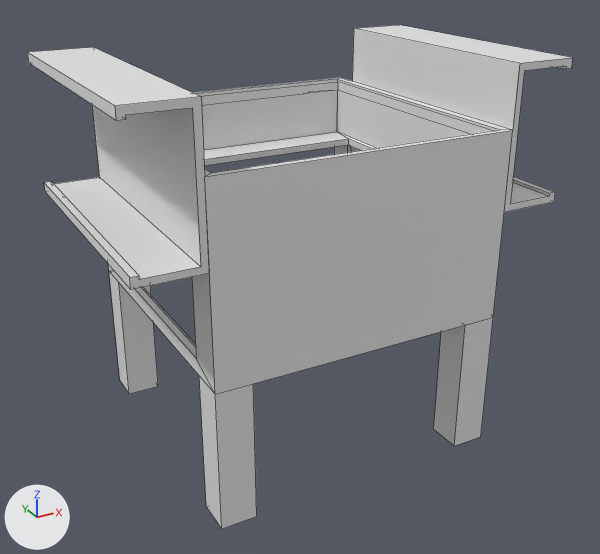
What one commit did to the Blender file 126WattLaserChasis.blend.
Before and after are seen from a 50 mm lens placed at (-160.0, -300.0, 157.0), pointed at (2.0, -7.0, 10.0). The axes (+X, +Y, +Z) are drawn at lower left. The lights are the same throughout. Mesh edges are drawn as thin lines.

The scene before the commit, as lines of its bpy script (objects in view):
```python
me_cube_045 = bpy.data.meshes.new('Cube.045')
me_cube_045.from_pydata(...)  # 160 vertices, 111 faces; spans x -0.71..0.71, y -0.5..0.5, z -1.25..0.82
ob_carved_air_frame_base_001 = bpy.data.objects.new('Carved Air Frame Base.001', me_cube_045)
ob_carved_air_frame_base_001.location = (0.0, 0.0, 40.0)
ob_carved_air_frame_base_001.scale = (127.0, 126.0, 80.0)
```
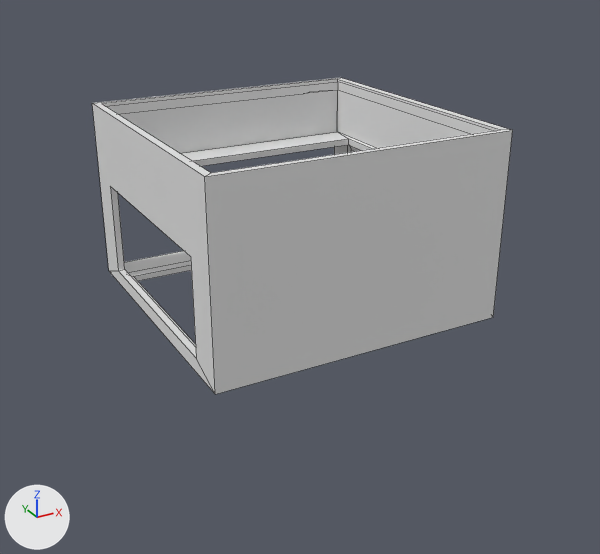
Changed parts and their boxes (x1, y1, x2, y2) in the pictures (600 x 554 px):
```json
{"object": "Carved Air Frame Base.001", "change": "reshaped", "before": [27, 25, 573, 529], "after": [92, 78, 513, 394], "on screen": "23% narrower, 37% shorter"}
{"part": 1, "of": "me_cube_045", "change": "deleted", "before": [434, 318, 493, 446]}
{"part": 2, "of": "me_cube_045", "change": "deleted", "before": [199, 376, 257, 529]}
{"part": 3, "of": "me_cube_045", "change": "cut back", "before": [27, 25, 573, 394], "after": [92, 78, 510, 394]}
```

Edits to the scene script, one JSON object a line:
```json
{"block": "me_cube_045", "where": "# used by ob_carved_air_frame_base_001; location = (0.0, 0.0, 40.0); scale = (127.0, 126.0, 80.0)"}
{"op": "remove", "block": "me_cube_045", "code": "me_cube_045.from_pydata(...)  # 160 vertices, 111 faces; spans x -0.71..0.71, y -0.5..0.5, z -1.25..0.82"}
{"op": "add", "block": "me_cube_045", "code": "me_cube_045.from_pydata(...)  # 72 vertices, 56 faces; spans x -0.5..0.5, y -0.5..0.5, z -0.5..0.5"}
{"block": "me_cube_045", "change": "me_cube_045 part 1: the loose piece of 8 vertices spanning x 0.38..0.5, y -0.5..-0.38, z -1.25..-0.5 is deleted"}
{"block": "me_cube_045", "change": "me_cube_045 part 2: the loose piece of 8 vertices spanning x -0.5..-0.38, y -0.5..-0.38, z -1.25..-0.5 is deleted"}
{"block": "me_cube_045", "change": "me_cube_045 part 3"}
{"block": "me_cube_045", "change": "72 vertices are removed from x -0.71..0.71, y -0.5..0.5, z -1.25..0.82"}
{"block": "me_cube_045", "change": "55 faces are deleted"}
{"block": "me_cube_045", "change": "12 new faces join them"}
```
